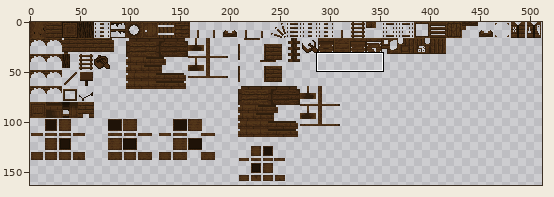
Edited in one commit: pixel-art file (src/main/resources/assets/minecraft/palettes/wood/DarkOakPalette.aseprite). The picture above shows the old version from afar; the outline marks the close-up.
Close-up. Before the edit:
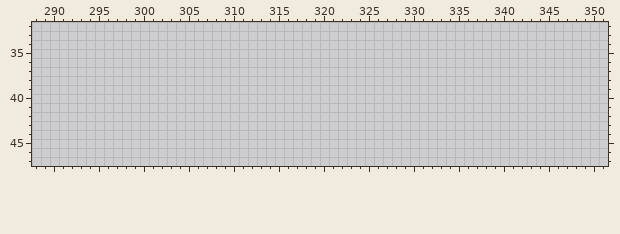
512x512 pixels, 1 frame. Colours within 5 levels of each other are drawn and written as one. Shown: x 288..351, y 32..47. The wide view leaves out empty margins.
The same view after the edit:
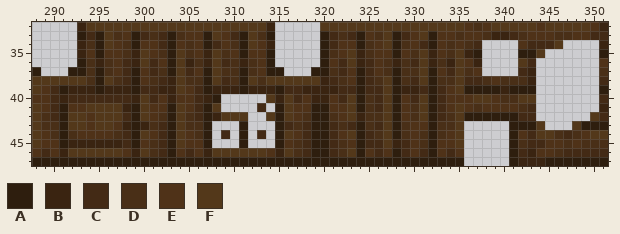
Palette (. is transparent): A #2e1e0e  B #3a2411  C #432a15  D #492f17  E #4f3218  F #53381a
The edit:
Changed rows in their new state; - is an unchanged pixel.
first column x 288:
32 -----BFFFFFFFFFFFFFFFFFFFFB-----FFFFFFFFFFFFFFFFEDEFFFFFEFFFFFEB
33 -----ACAFDEACDCADEEAFECAFDA-----ACDCAEDFACEFAEEDEEDBBCDEEEDDEECC
34 -----BDAFEDAEECAEDEACEDAFEB-----ACEEADEFADECAEDEDC----ECCCF----B
35 -----BEAEEDBFEDAFDEBFDEAEEA-----ADEFBDEEAEDFBEDFBA----AAF------A
36 -----ADBDECBFCEAFBDBFCDBDEA-----AECFBCEDBDCFBDBFEB----FC-------E
37 A---AADADECAECDAFCEAFDDADEAA---AADCEACEDADDFAECFDE----CB-------D
38 FFFFFFDAFDCAEDCBFDDAFCDAFDFFFFFFBCDEACDFADCFADDFCCDEDDDB-------C
39 FECABBBABBBACCBBFECABBBABBBACCBBBBCCACCFABBCACEFAAAABAAA-------A
40 EECBCCCCCCCBFCEBEECBA-----FBFCEBBECFADCFAECFACEEEFFEDDFF-------C
41 FECAEEFFFFBAFEEAFECAF----C-AFEEAAEEFADCFAEDFACEFEDEEEEDC-------B
42 FDCAFFEFFFCAFEDAFDCABFFF--FAFEDAADEFBDDFAEDFACDFAAAAAACC------FC
43 FDDAFFEFFEBABDCAFDDA---A---ACDCAACDCADCFADEEADDF-----AAAF---FAAA
44 FEDADEEEEDCAFECAFEDA-C-A-C-AFECAACEFACDFADEDADEF-----AECFFDCDEFF
45 FEEABBBBBBCAEDCAFEEA---A---AEDCAACDEACCFBCEDAEEF-----ADCCEEDEDDD
46 ECEBFFFFFFEBFDCAECEBFFFFFFEBFDCAACDFAECEACECAECE-----ACBEEDCCCCC
47 AAAAAAAAAAAAAAAAAAAAAAAAAAAAAAAAAAAAAAAAAAAAAAAA-----ABBBAAAAAAA
Where, in picture pixels (left, top, right, bottom), the same in both close-ups:
added: (32, 22, 608, 166)
